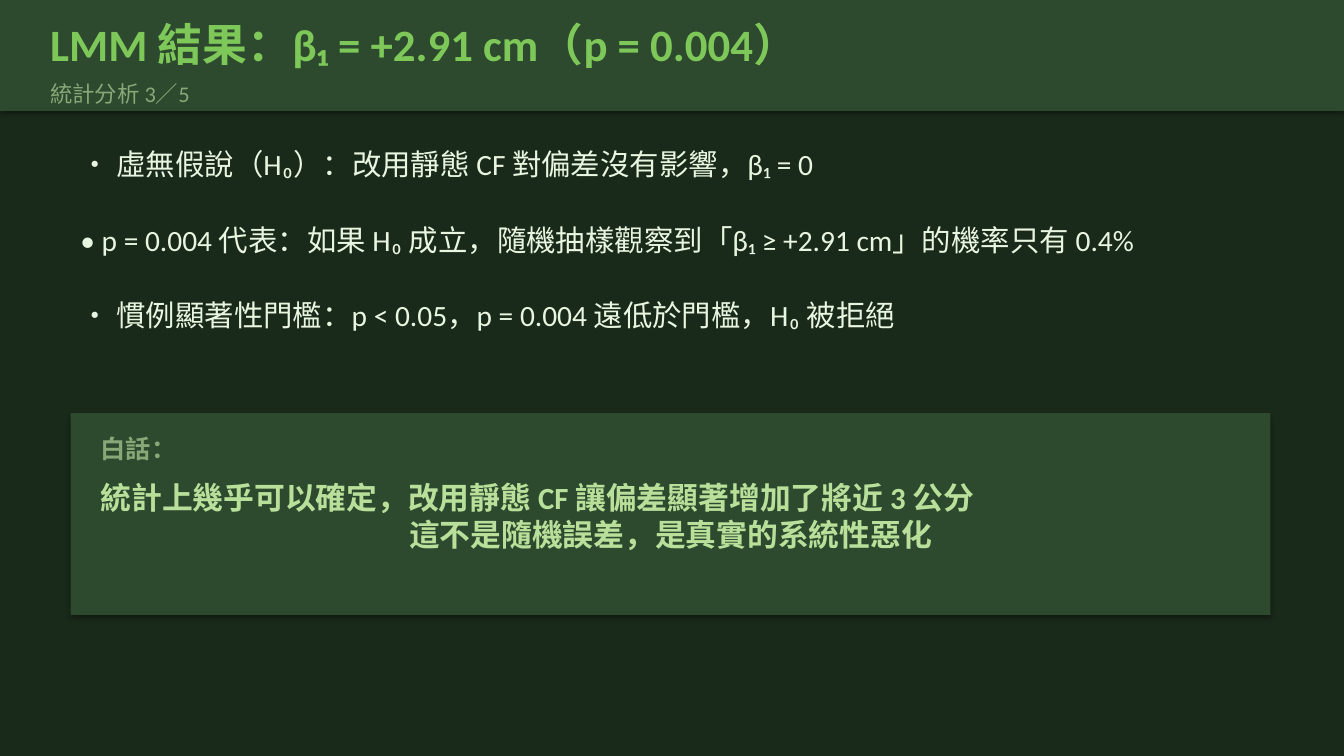
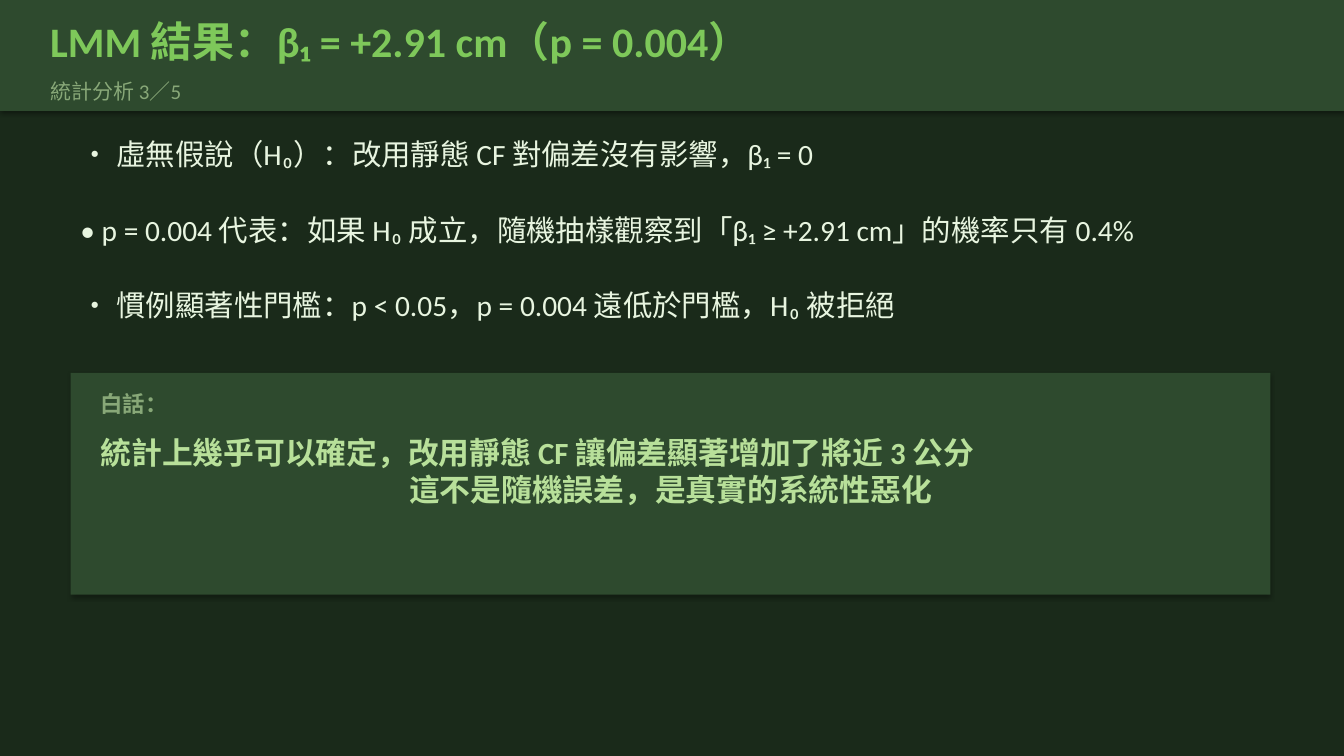
Before and after one commit to Yuchiaoniu/forest-carbon-measurement, a slide deck: slide 29 of public/thesis_defense.pptx (slide 21 before the commit). Drawn at 1344x756 pixels with LibreOffice and Linux fonts; fonts in the diff are those of the drawing. Boxes give left, top, right and bottom in pixels: in the first picture for what was removed or moved away, otherwise in the second. Text is boxed around its words. In the diff, an @@ line names an element or a change of style, - is before the commit and + after.

```diff
--- a/public/thesis_defense.pptx
+++ b/public/thesis_defense.pptx
@@ text "LMM 結果：β₁ = +2.91 cm（p ..." at [50, 21, 750, 64]: size 32 to 30 pt @@
@@ text "統計分析 3／5" at [50, 81, 181, 101]: size 16 to 15 pt @@
@@ text "• 虛無假說（H₀）：改用靜態 CF 對偏差沒有影響，β₁ = ...": place and size @@
-text "• 虛無假說（H₀）：改用靜態 CF 對偏差沒有影響，β₁ = ..." at [116, 150, 813, 180]
+text "• 虛無假說（H₀）：改用靜態 CF 對偏差沒有影響，β₁ = ..." at [116, 140, 813, 170]
@@ text "• p = 0.004 代表：如果 ...": place and size @@
-text "• p = 0.004 代表：如果 ..." at [102, 226, 1134, 256]
+text "• p = 0.004 代表：如果 ..." at [102, 216, 1134, 246]
@@ text "• 慣例顯著性門檻：p < 0.05，p = ...": place and size @@
-text "• 慣例顯著性門檻：p < 0.05，p = ..." at [116, 301, 895, 331]
+text "• 慣例顯著性門檻：p < 0.05，p = ..." at [116, 291, 895, 321]
@@ rectangle: place and size @@
-rectangle at [71, 413, 1270, 615]
+rectangle at [71, 373, 1270, 595]
@@ text "白話：": place and size @@
-text "白話：" at [101, 437, 177, 460]
+text "白話：" at [101, 393, 168, 414]
@@ text "白話：" at [101, 393, 168, 414]: size 18 to 16 pt @@
@@ text "統計上幾乎可以確定，改用靜態 CF 讓偏差顯著增加了將近 3 公分 ...": place and size @@
-text "統計上幾乎可以確定，改用靜態 CF 讓偏差顯著增加了將近 3 公分 ..." at [101, 482, 975, 550]
+text "統計上幾乎可以確定，改用靜態 CF 讓偏差顯著增加了將近 3 公分 ..." at [101, 437, 975, 505]
```
Also in this commit, not shown: 27 other slides changed, 12 slides added, 1 slide removed, 2 other files.
